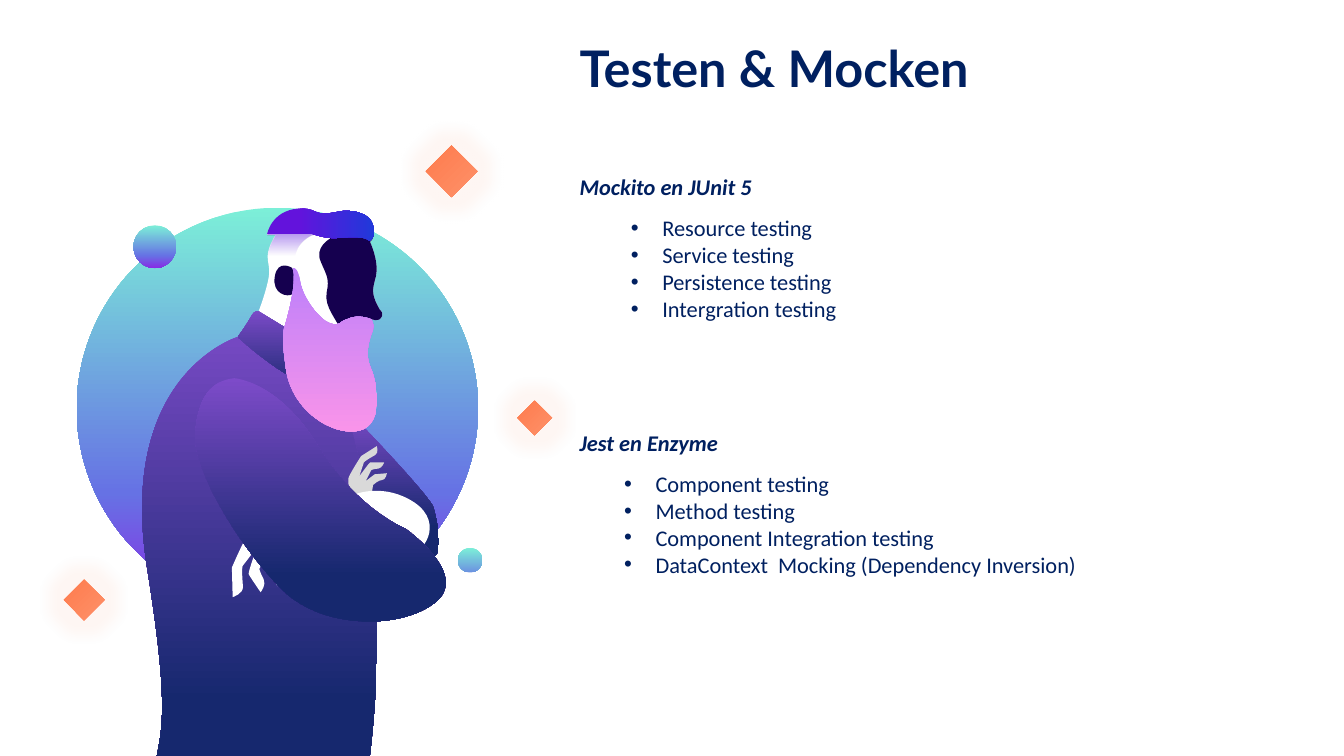
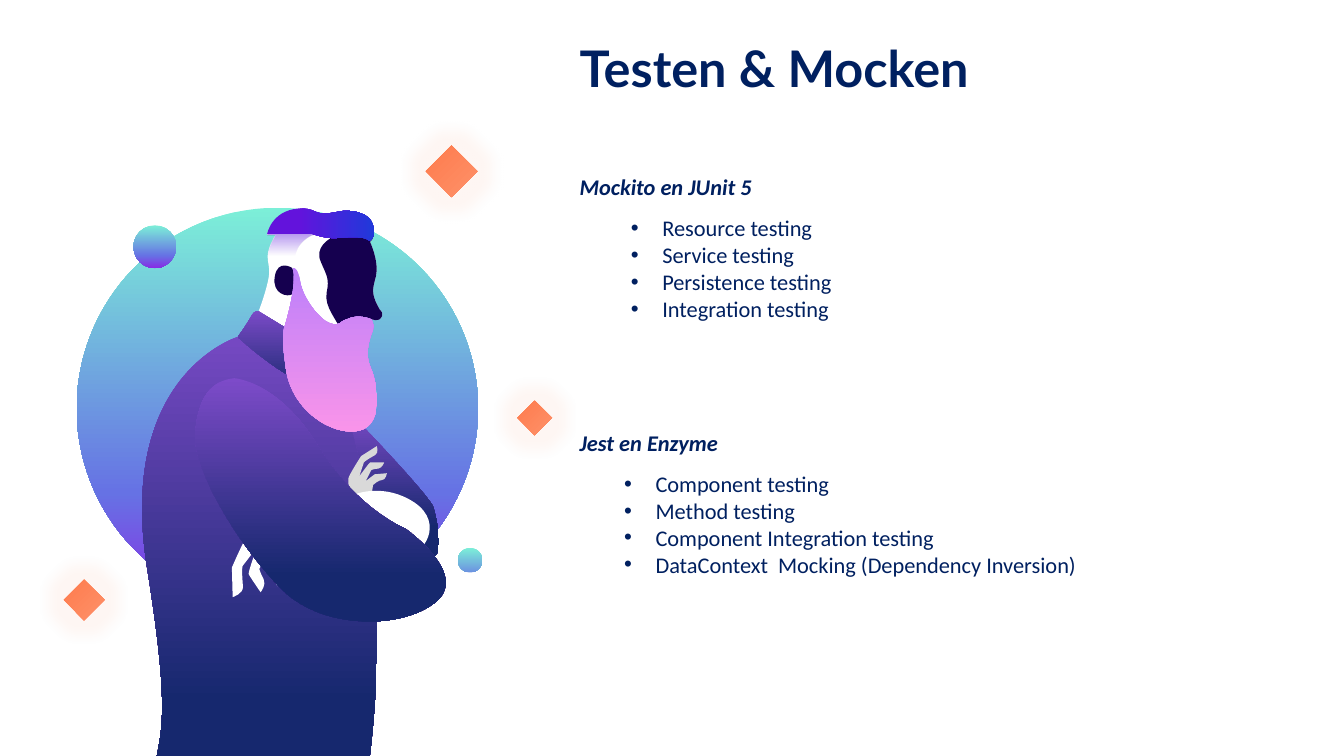
Before and after one commit to Z-Farook/Cloudsourced, a slide deck: slide 6 of final-presentation.pptx. Drawn at 1344x756 pixels with LibreOffice and Linux fonts; fonts in the diff are those of the drawing. Boxes give left, top, right and bottom in pixels: in the first picture for what was removed or moved away, otherwise in the second. Text is boxed around its words. In the diff, an @@ line names an element or a change of style, - is before the commit and + after.

```diff
--- a/final-presentation.pptx
+++ b/final-presentation.pptx
@@ text at bbox=[662, 301, 828, 321]: text changed @@
-• Intergration testing
+• Integration testing
```
Also in this commit, not shown: 1 other slide changed, 2 other files.
